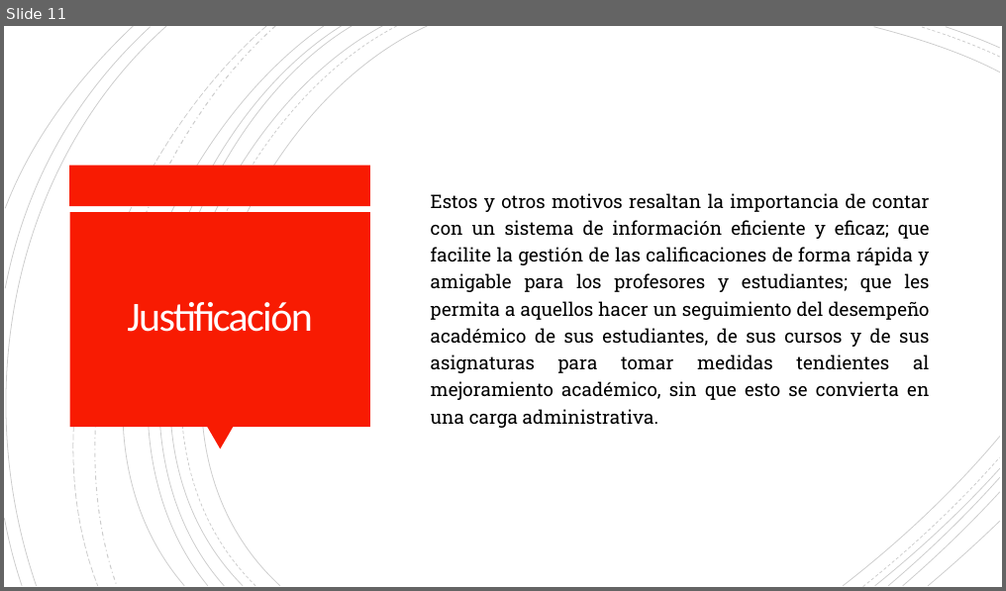
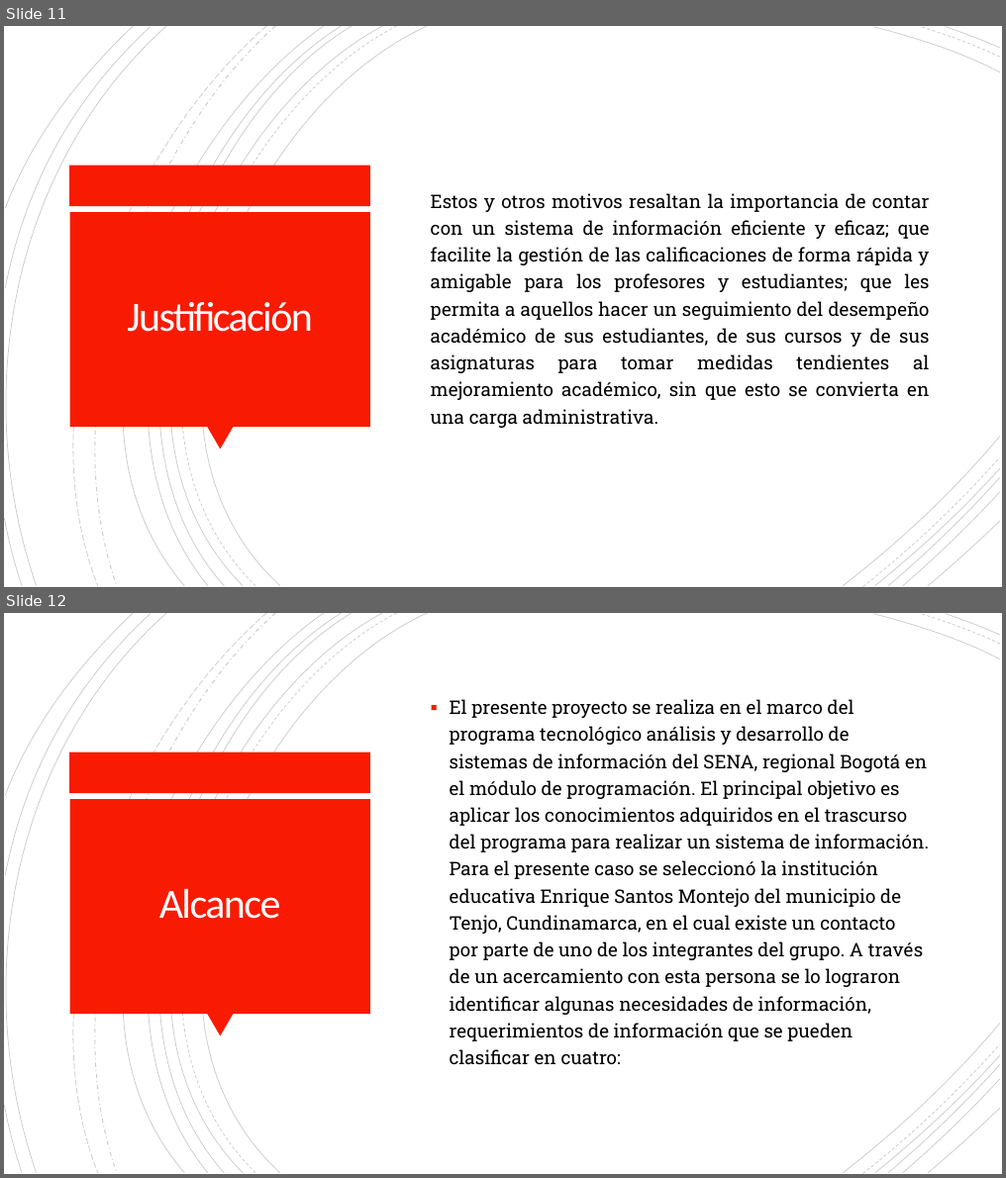
Before and after one commit to Dillan444/PROYECTO_SENA, a slide deck: PLANTEAMIENTO_DEL_PROBLEMA.pptx. Shown one above the other, each under a label of ours: slide 11 before the commit, slides 11 and 12 after it. The pictures are 1006x591 and 1006x1178 pixels, drawn with LibreOffice and Linux fonts; fonts in the diff are those of the drawing. Boxes give left, top, right and bottom in pixels: in the first picture for what was removed or moved away, otherwise in the second. Text is boxed around its words. In the diff, an @@ line names an element or a change of style, - is before the commit and + after.

```diff
--- a/PLANTEAMIENTO_DEL_PROBLEMA.pptx
+++ b/PLANTEAMIENTO_DEL_PROBLEMA.pptx
@@ slide 12 added at (4, 613, 1002, 1174), background #FFFFFF; not listed: 24 template elements that a slide beside it also shows @@
@@ text added at (450, 699, 929, 1064), 18 pt, text #000000 @@
+▪ El presente proyecto se realiza en el marco del programa tecnológico análisis y desarrollo de sistemas de información del SENA, regional Bogotá en el módulo de programación. El principal objetivo es aplicar los conocimientos adquiridos en el trascurso del programa para realizar un sistema de información. Para el presente caso se seleccionó la institución educativa Enrique Santos Montejo del municipio de Tenjo, Cundinamarca, en el cual existe un contacto por parte de uno de los integrantes del grupo. A través de un acercamiento con esta persona se lo lograron identificar algunas necesidades de información, requerimientos de información que se pueden clasificar en cuatro:
@@ title added at (159, 889, 281, 919), 40 pt, text #FFFEFF @@
+Alcance
```
Also in this commit, not shown: 9 other slides added.
